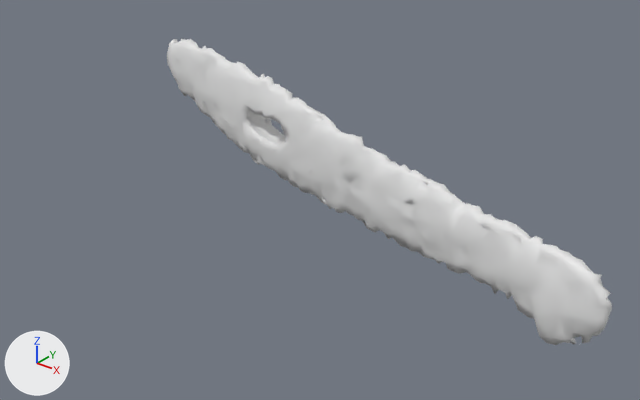
One commit to the FBX model blender/out/Giganotosaurus/export/Os_Machoire_Giganotosaurus.fbx: the scene before it, then after it.
Both versions are drawn from a camera (50 mm lens) standing at (6.87, -9.12, 5.04) and looking at (0.16, -0.73, -0.16). Arrows for +X, +Y and +Z are at lower left; the lights stay in place. The older version comes first.

The first picture shows 'Os_Machoire_Giganotosaurus_01'.
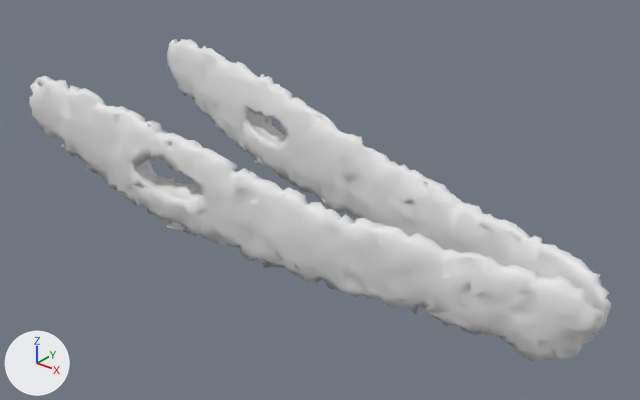
The newer file is also turned or shifted as a whole; pictures and numbers use the older file's frame.

Patch to the scene script:
```diff
--- a/blender/out/Giganotosaurus/export/Os_Machoire_Giganotosaurus.fbx.py
+++ b/blender/out/Giganotosaurus/export/Os_Machoire_Giganotosaurus.fbx.py
@@ me_os_machoire_giganotosaurus_01 @@
 # used by ob_os_machoire_giganotosaurus_01; location = (0.0, 0.0, 0.0)
-me_os_machoire_giganotosaurus_01.from_pydata(...)  # 1394 vertices, 2798 faces; spans x -4.2..4.2, y -0.71..0.71, z -1.12..1.12
+me_os_machoire_giganotosaurus_01.from_pydata(...)  # 2773 vertices, 5571 faces; spans x -4.2..4.2, y -2.21..0.71, z -1.12..1.14
+# me_os_machoire_giganotosaurus_01 part 1: a new loose piece of 1376 vertices spanning x -4.17..4.2, y -2.21..-0.79, z -1.12..1.14, in mat_museum_bone___warm_ivory (white #e7e7e7)
+# me_os_machoire_giganotosaurus_01 part 2: 579 vertices moved from x -0.23..3.8, y -0.69..0.35, z -1.06..0.5 to x -0.24..3.79, y -0.68..0.35, z -1.05..0.5; 88 vertices removed from x 3.4..4.2, y -0.71..-0.42, z -1.12..0.04; 88 vertices added at x 3.39..4.19, y -0.71..-0.42, z -1.11..0.05
+# other edits to the shape of me_os_machoire_giganotosaurus_01 do not show in these pictures
 me_os_machoire_giganotosaurus_01.materials.append(mat_museum_bone___warm_ivory)
```

What differs and where, as boxes [x1, y1, x2, y2] in the pictures (640 x 400 px; the box of a moved part takes in the faces that stretch with it):
'Os_Machoire_Giganotosaurus_01', reshaped (31% wider): before [167, 39, 612, 345]; after [29, 39, 611, 361]
part 1 of me_os_machoire_giganotosaurus_01, added: after [29, 76, 604, 361]
part 2 of me_os_machoire_giganotosaurus_01, moved or reshaped: before [323, 127, 612, 345]; after [322, 127, 611, 335]
